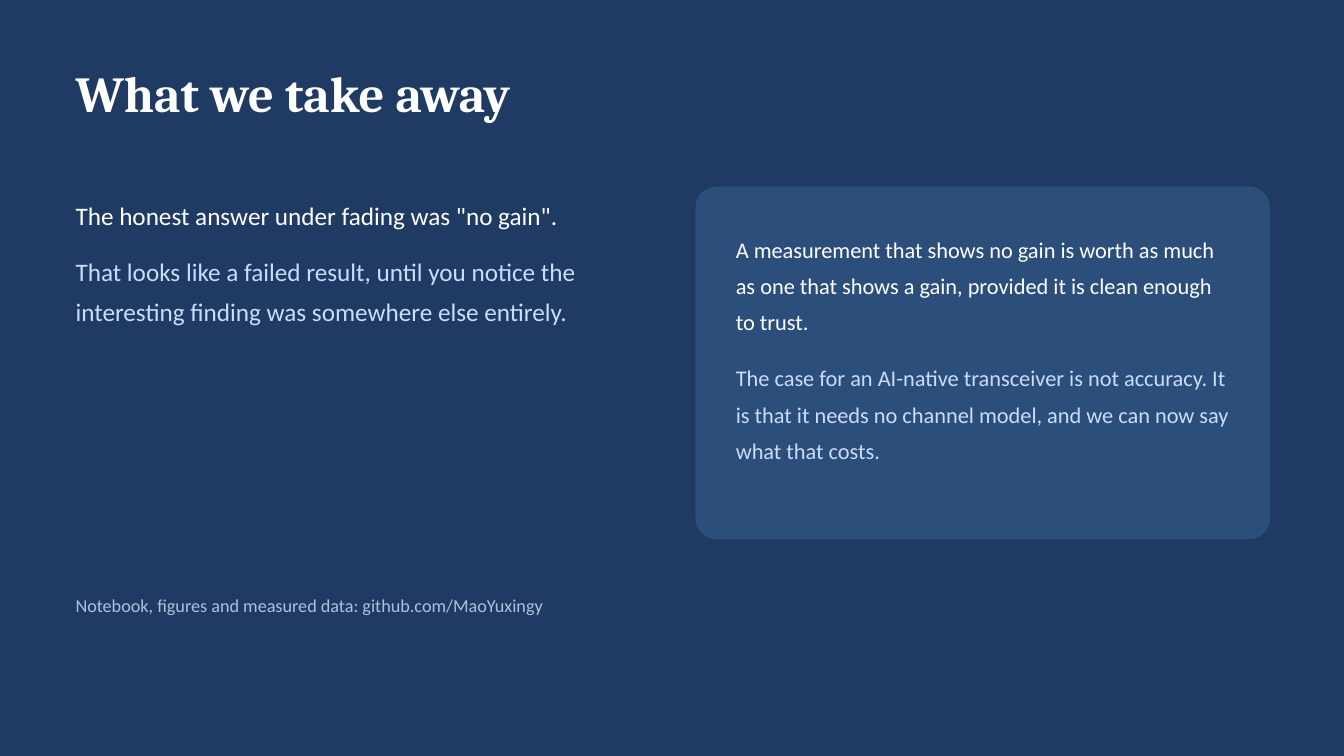
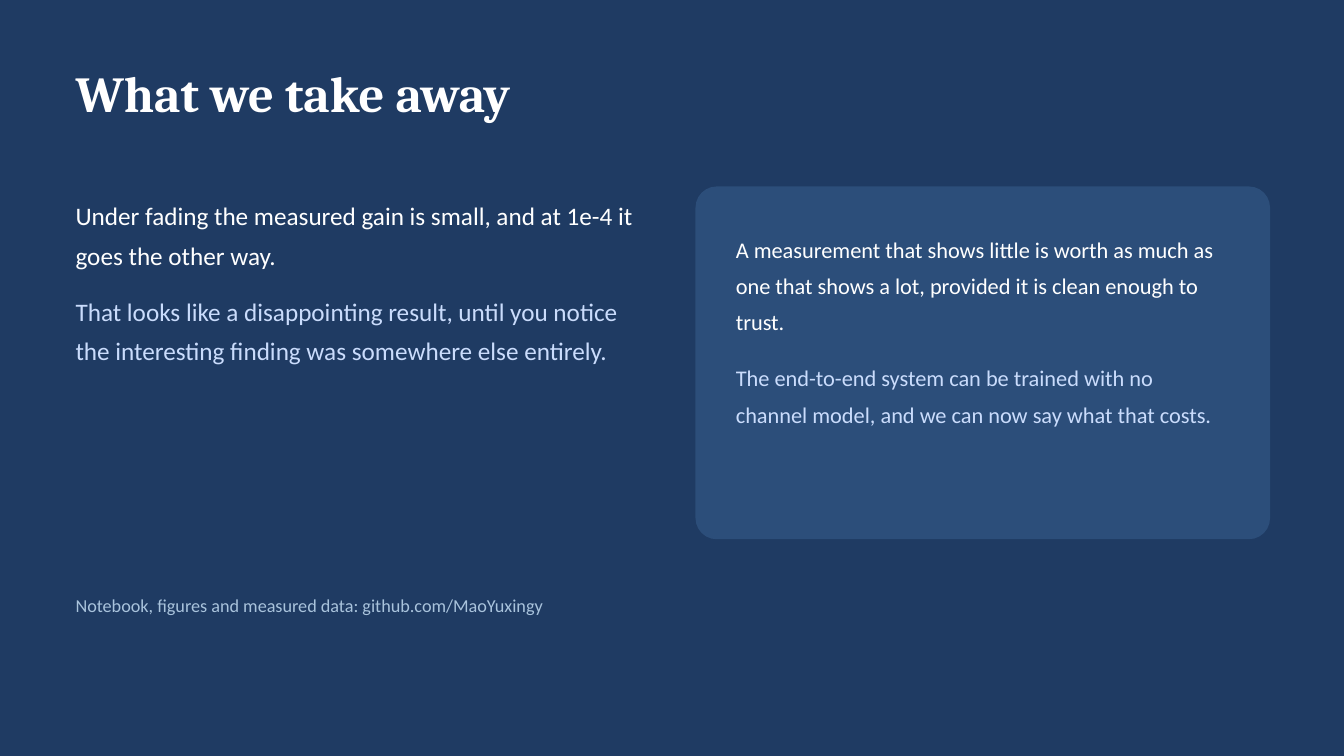
Before and after one commit to MaoYuxingy/AI-Native-Transceiver-Design-for-Next-Generation-Wireless-Networks, a slide deck: slide 9 of video_slides.pptx. Drawn at 1344x756 pixels with LibreOffice and Linux fonts; fonts in the diff are those of the drawing. Boxes give left, top, right and bottom in pixels: in the first picture for what was removed or moved away, otherwise in the second. Text is boxed around its words. In the diff, an @@ line names an element or a change of style, - is before the commit and + after.

```diff
--- a/video_slides.pptx
+++ b/video_slides.pptx
@@ text at <box>76,207,632,365</box>: text changed @@
-The honest answer under fading was "no gain".
-That looks like a failed result, until you notice the interesting finding was somewhere else entirely.
+Under fading the measured gain is small, and at 1e-4 it goes the other way.
+That looks like a disappointing result, until you notice the interesting finding was somewhere else entirely.
@@ text at <box>736,242,1213,427</box>: text changed; text colour #CADCFC to #FFFFFF @@
-A measurement that shows no gain is worth as much as one that shows a gain, provided it is clean enough to trust.
-The case for an AI-native transceiver is not accuracy. It is that it needs no channel model, and we can now say what that costs.
+A measurement that shows little is worth as much as one that shows a lot, provided it is clean enough to trust.
+The end-to-end system can be trained with no channel model, and we can now say what that costs.
```
Also in this commit, not shown: 7 other slides changed, 2 other files.
